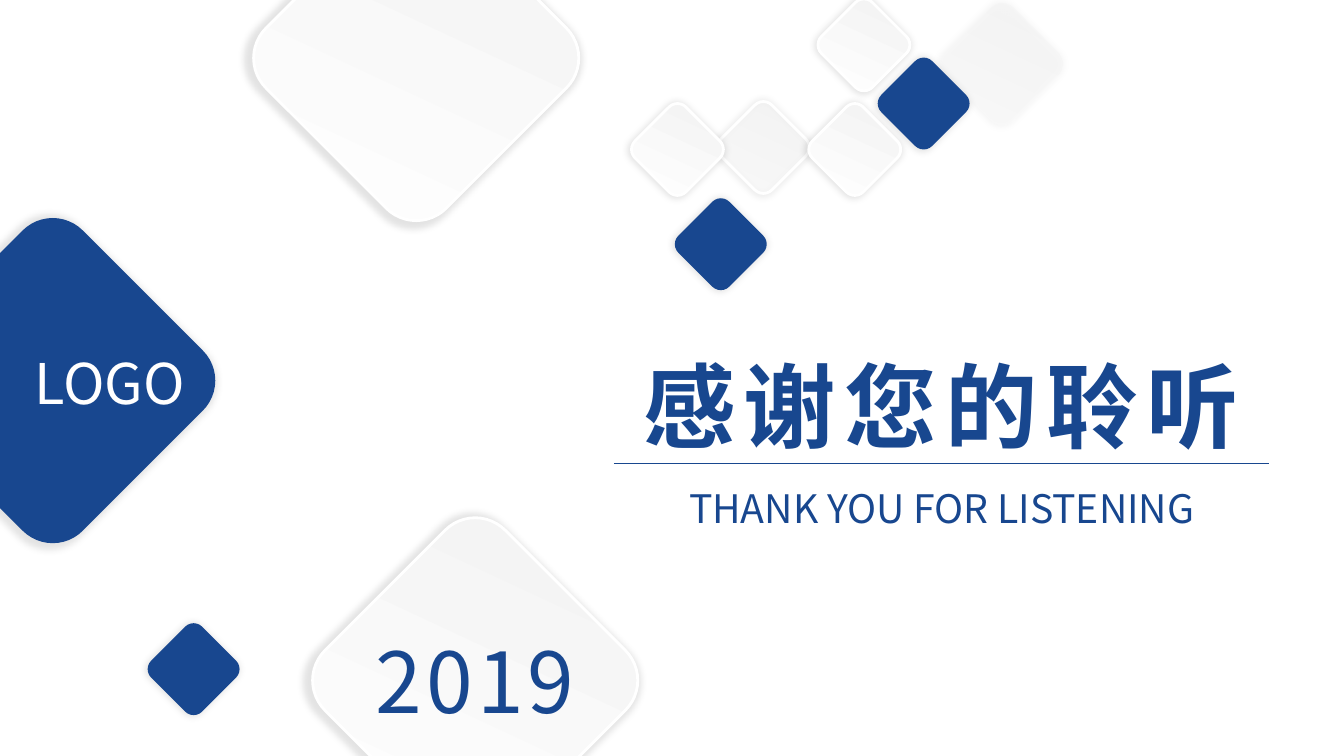
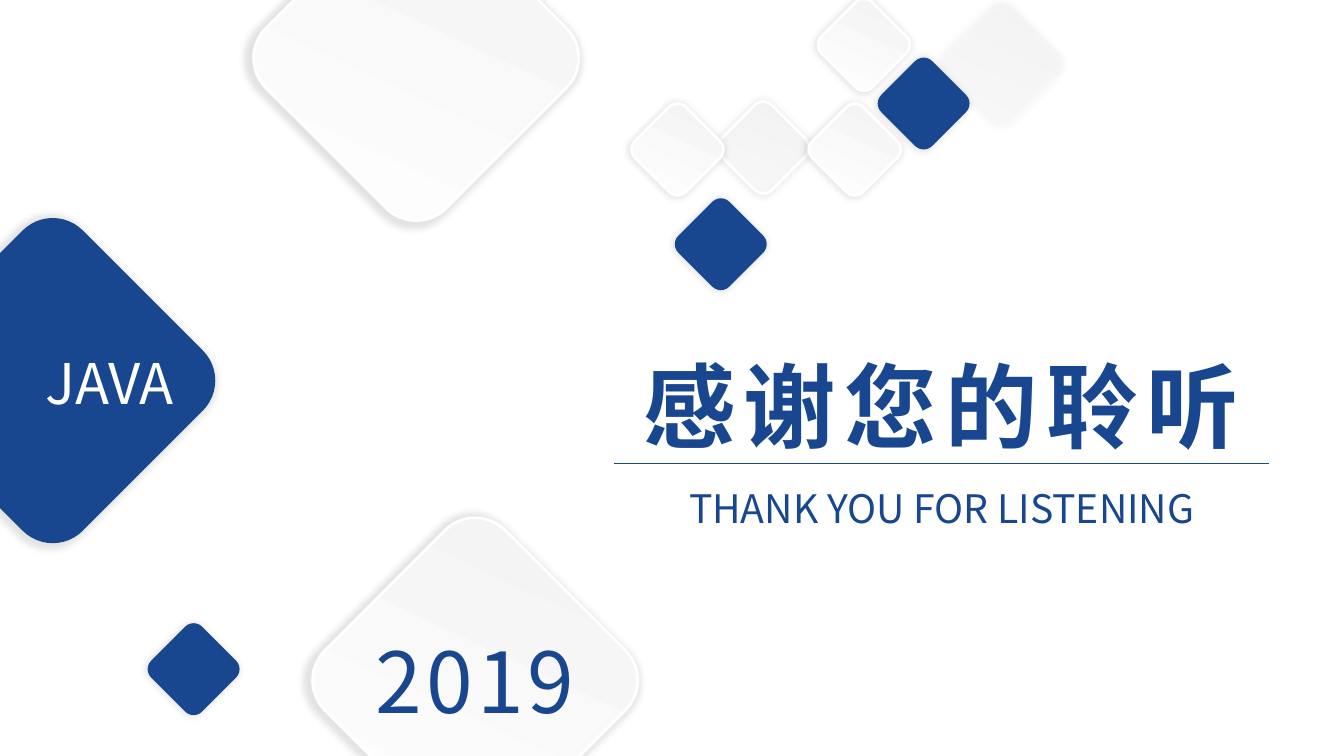
Before and after one commit to yiranyyu/simple_chat_room, a slide deck: slide 14 of doc/simple_chat_room.pptx (slide 22 before the commit). Drawn at 1344x756 pixels with LibreOffice and Linux fonts; fonts in the diff are those of the drawing; background and template pictures are left out. Boxes give left, top, right and bottom in pixels: in the first picture for what was removed or moved away, otherwise in the second. Text is boxed around its words. In the diff, an @@ line names an element or a change of style, - is before the commit and + after.

Commit message:
finished 1st version of ppt

```diff
--- a/doc/simple_chat_room.pptx
+++ b/doc/simple_chat_room.pptx
@@ text at (45, 363, 173, 405): text changed @@
-LOGO
+JAVA
```
Also in this commit, not shown: 2 other slides changed, 4 slides added, 13 slides removed, 1 other file.
